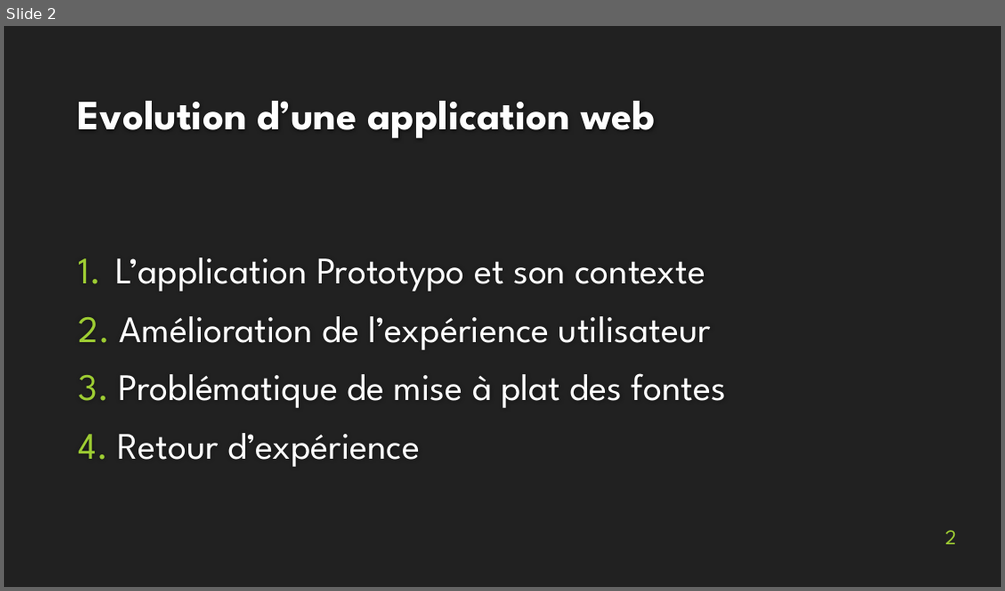
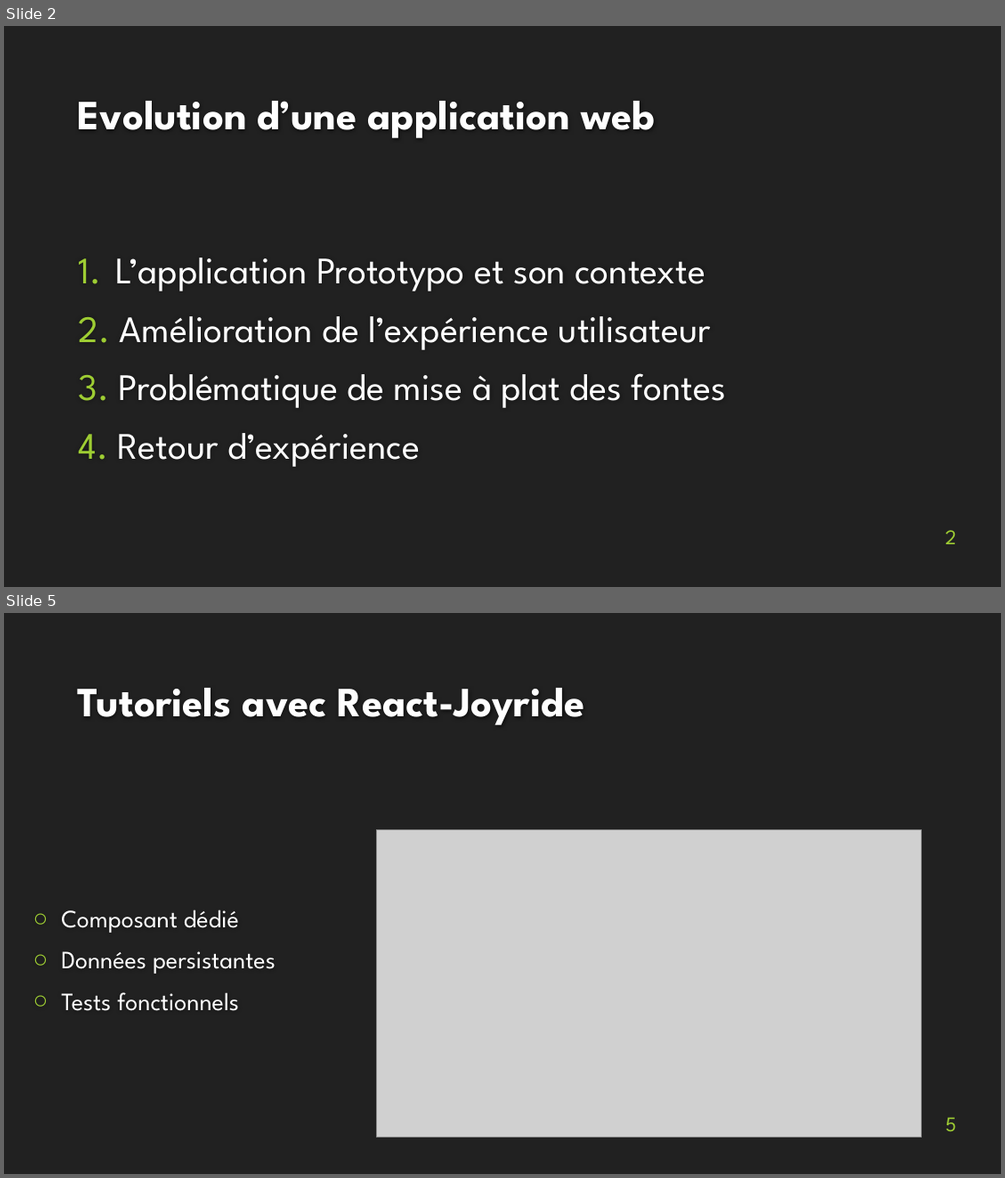
Before and after one commit to MartinBolot/Cours-IUT-Lyon1, a slide deck: Stage/Soutenance/presentation_soutenance.pptx. Shown one above the other, each under a label of ours: slide 2 before the commit, slides 2 and 5 after it; the slides between them are not shown. The pictures are 1005x591 and 1005x1178 pixels, drawn with LibreOffice and Linux fonts; fonts in the diff are those of the drawing; grey boxes stand for pictures; background and template pictures are left out. Boxes give left, top, right and bottom in pixels: in the first picture for what was removed or moved away, otherwise in the second. Text is boxed around its words. In the diff, an @@ line names an element or a change of style, - is before the commit and + after.

```diff
--- a/Stage/Soutenance/presentation_soutenance.pptx
+++ b/Stage/Soutenance/presentation_soutenance.pptx
@@ slide 5 added at bbox=[4, 613, 1001, 1174], background #212121 @@
@@ title added at bbox=[78, 688, 585, 725], 40 pt, text #FEFEFE, bold @@
+Tutoriels avec React-Joyride
@@ picture added at bbox=[376, 830, 922, 1137] @@
@@ text added at bbox=[61, 909, 275, 1011], 24 pt, text #FFFFFF @@
+○ Composant dédié
+○ Données persistantes
+○ Tests fonctionnels
@@ page number added at bbox=[946, 1117, 956, 1131], 20 pt, text #9ECD33 @@
+5
```
Also in this commit, not shown: 2 slides changed, 2 other slides added, 3 slides removed, 14 other files.
